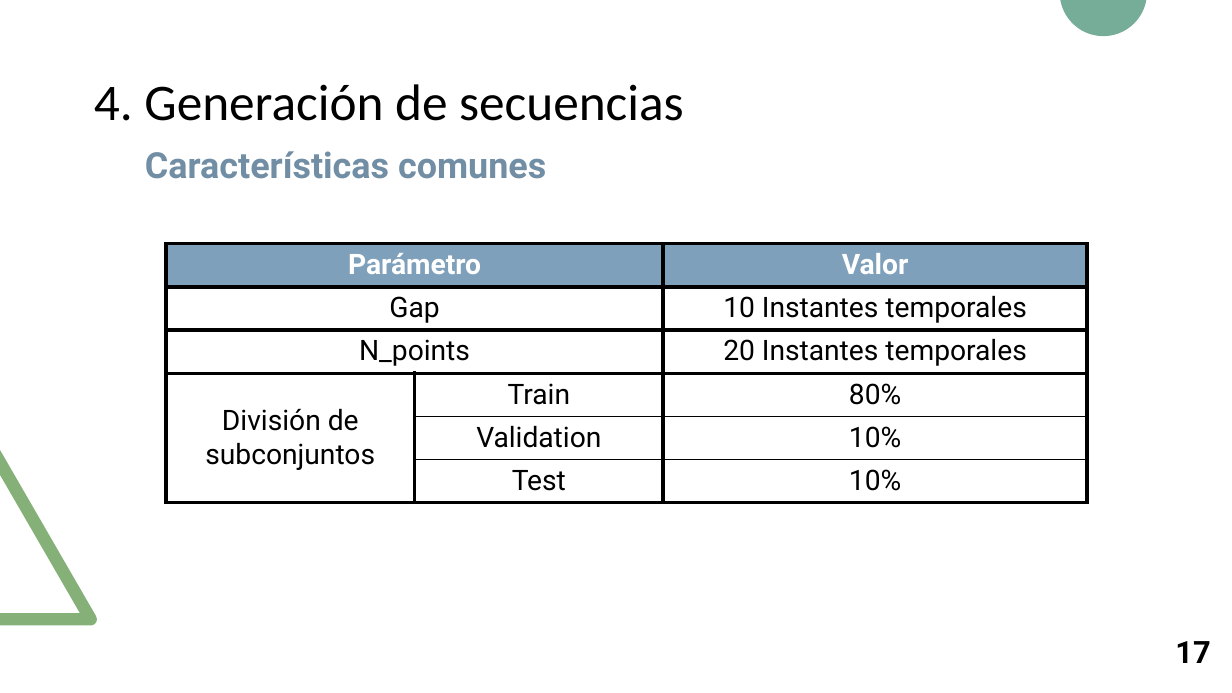
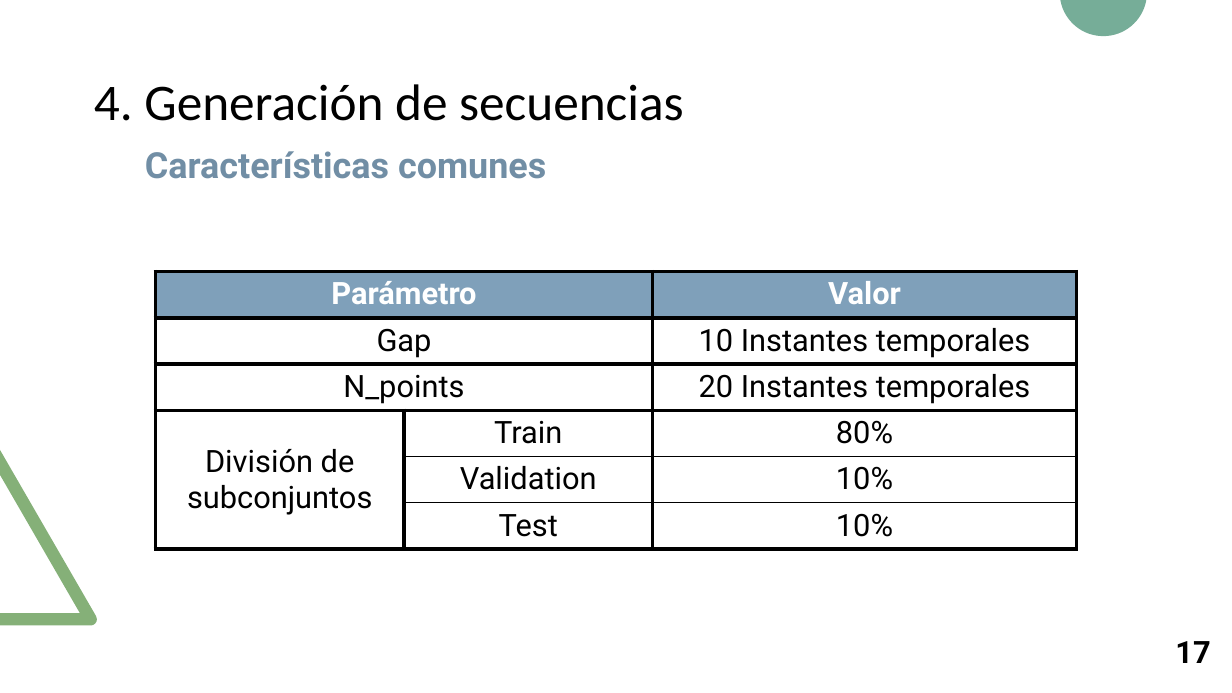
Before and after one commit to RoboticsLabURJC/2017-tfm-nuria-oyaga, a slide deck: slide 18 of Documentation/Presentacion-TFM/Presentacion-TFM.pptx. Drawn at 1232x693 pixels with LibreOffice and Linux fonts; fonts in the diff are those of the drawing. Boxes give left, top, right and bottom in pixels: in the first picture for what was removed or moved away, otherwise in the second. Text is boxed around its words. In the diff, an @@ line names an element or a change of style, - is before the commit and + after.

```diff
--- a/Documentation/Presentacion-TFM/Presentacion-TFM.pptx
+++ b/Documentation/Presentacion-TFM/Presentacion-TFM.pptx
@@ table at <box>155,272,1077,549</box> @@
@@ size 22 to 24 pt @@
@@ table: place and size @@
-table at <box>166,244,1088,503</box>
+table at <box>155,272,1077,549</box>
```
Also in this commit, not shown: 26 other slides changed, 2 other files.
